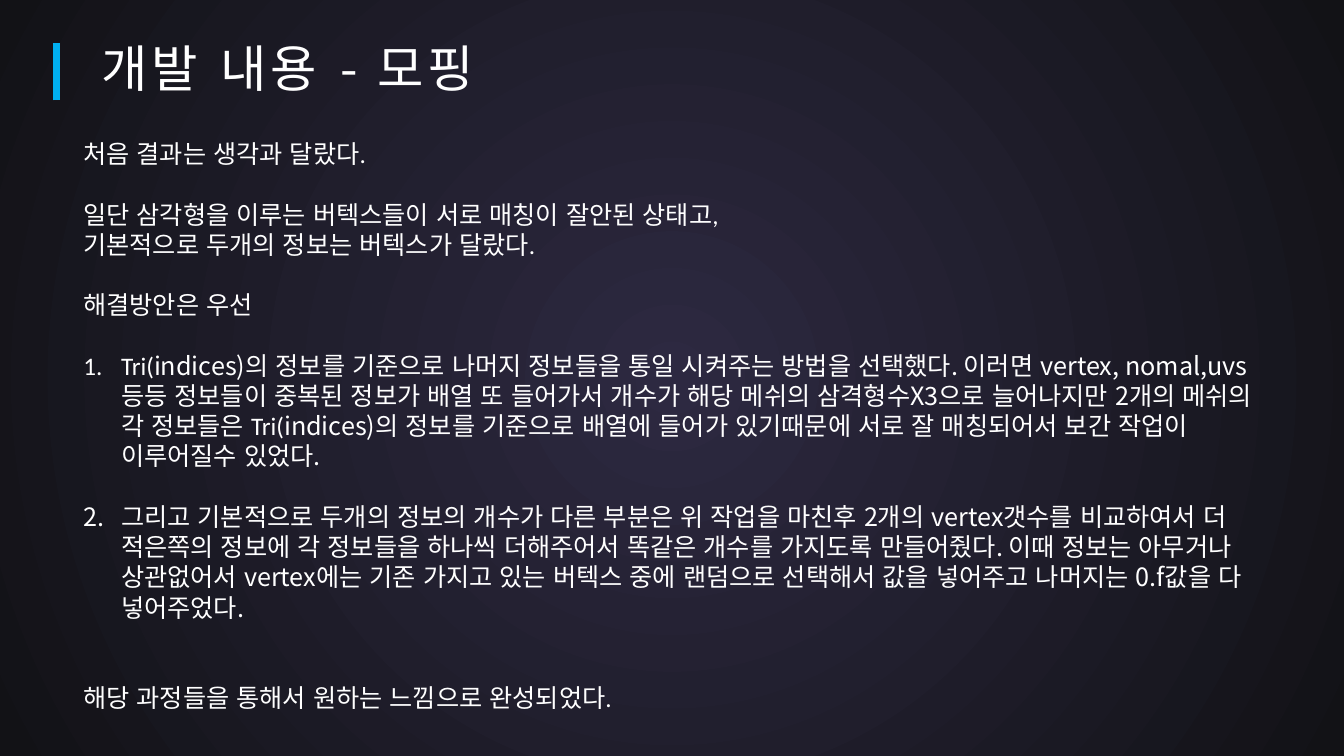
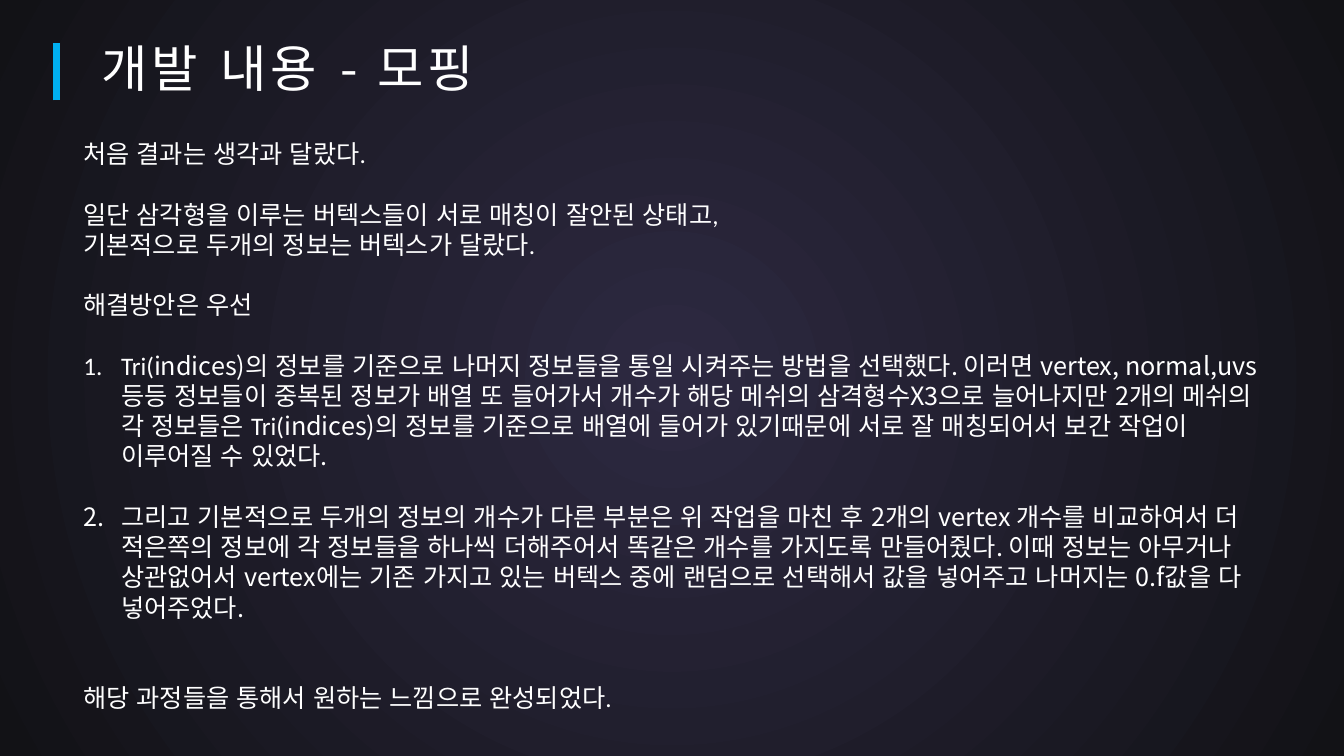
Before and after one commit to SuperTaeJun/GraduationWork, a slide deck: slide 9 of 작업일지 && 졸작자료/중간평가.pptx. Drawn at 1344x756 pixels with LibreOffice and Linux fonts; fonts in the diff are those of the drawing. Boxes give left, top, right and bottom in pixels: in the first picture for what was removed or moved away, otherwise in the second. Text is boxed around its words. In the diff, an @@ line names an element or a change of style, - is before the commit and + after.

```diff
--- a/작업일지 && 졸작자료/중간평가.pptx
+++ b/작업일지 && 졸작자료/중간평가.pptx
@@ text at (121,354,1257,619): text changed @@
-1. Tri(indices)의 정보를 기준으로 나머지 정보들을 통일 시켜주는 방법을 선택했다. 이러면 vertex, nomal,uvs 등등 정보들이 중복된 정보가 배열 또 들어가서 개수가 해당 메쉬의 삼격형수X3으로 늘어나지만 2개의 메쉬의 각 정보들은 Tri(indices)의 정보를 기준으로 배열에 들어가 있기때문에 서로 잘 매칭되어서 보간 작업이 이루어질수 있었다.
-2. 그리고 기본적으로 두개의 정보의 개수가 다른 부분은 위 작업을 마친후 2개의 vertex갯수를 비교하여서 더 적은쪽의 정보에 각 정보들을 하나씩 더해주어서 똑같은 개수를 가지도록 만들어줬다. 이때 정보는 아무거나 상관없어서 vertex에는 기존 가지고 있는 버텍스 중에 랜덤으로 선택해서 값을 넣어주고 나머지는 0.f값을 다 넣어주었다.
+1. Tri(indices)의 정보를 기준으로 나머지 정보들을 통일 시켜주는 방법을 선택했다. 이러면 vertex, normal,uvs 등등 정보들이 중복된 정보가 배열 또 들어가서 개수가 해당 메쉬의 삼격형수X3으로 늘어나지만 2개의 메쉬의 각 정보들은 Tri(indices)의 정보를 기준으로 배열에 들어가 있기때문에 서로 잘 매칭되어서 보간 작업이 이루어질 수 있었다.
+2. 그리고 기본적으로 두개의 정보의 개수가 다른 부분은 위 작업을 마친 후 2개의 vertex 개수를 비교하여서 더 적은쪽의 정보에 각 정보들을 하나씩 더해주어서 똑같은 개수를 가지도록 만들어줬다. 이때 정보는 아무거나 상관없어서 vertex에는 기존 가지고 있는 버텍스 중에 랜덤으로 선택해서 값을 넣어주고 나머지는 0.f값을 다 넣어주었다.
```
Also in this commit, not shown: 2 other slides changed.
